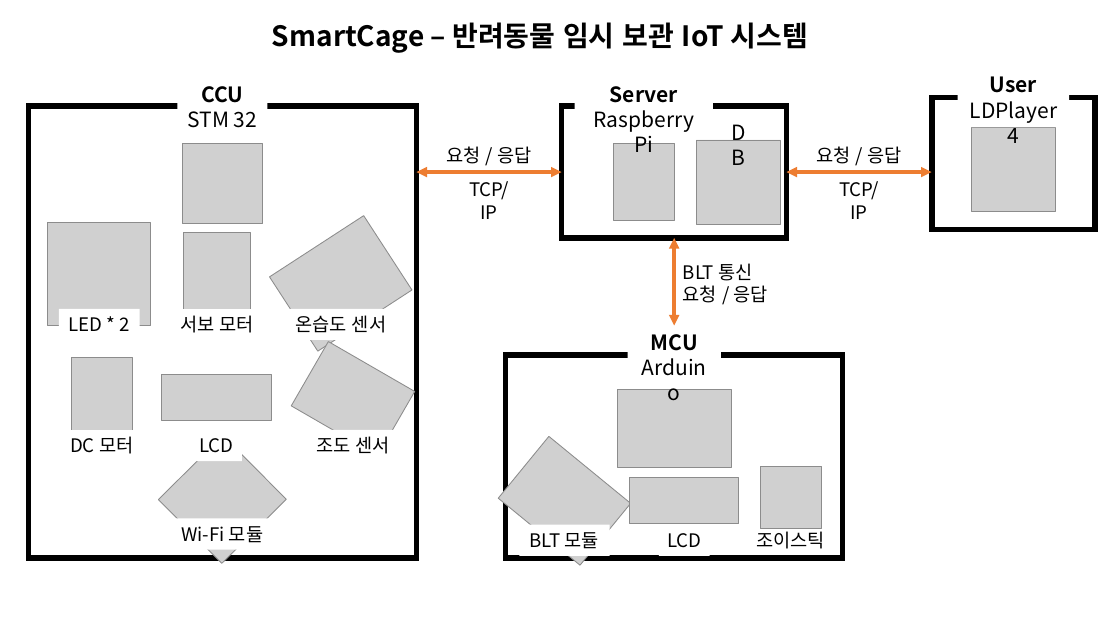
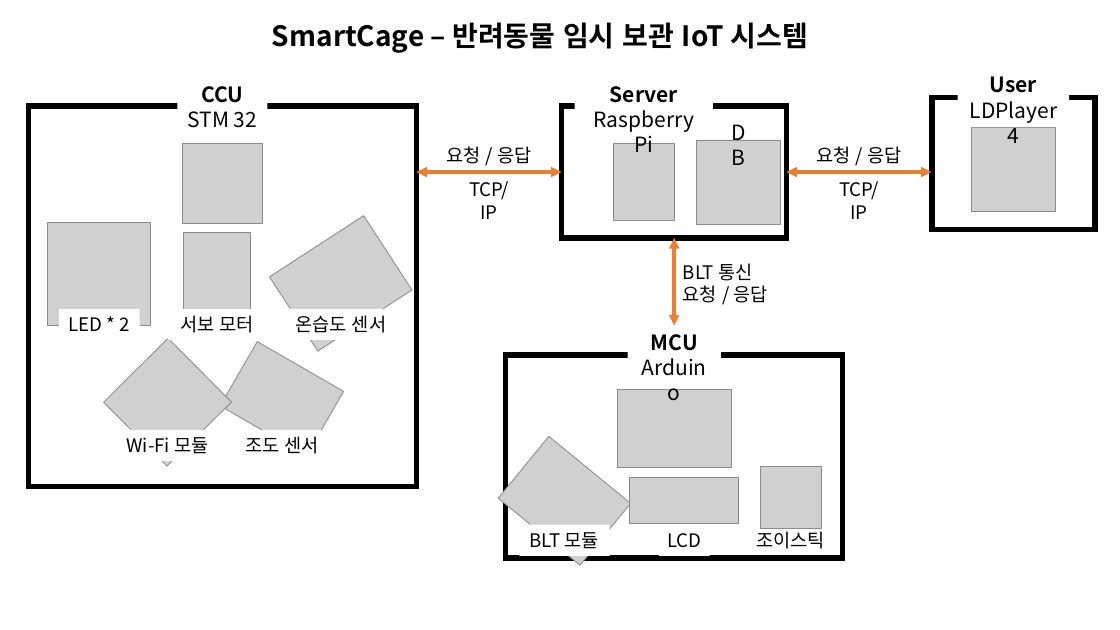
Before and after one commit to ghkdwjdxo99/Smart_Cage, a slide deck: slide 2 of SmartCage – 반려동물 임시 보관 IoT 시스템/구성도/구성도 v1.0.0.pptx. Drawn at 1120x630 pixels with LibreOffice and Linux fonts; fonts in the diff are those of the drawing; grey boxes stand for pictures. Boxes give left, top, right and bottom in pixels: in the first picture for what was removed or moved away, otherwise in the second. Text is boxed around its words. In the diff, an @@ line names an element or a change of style, - is before the commit and + after.

```diff
--- a/SmartCage – 반려동물 임시 보관 IoT 시스템/구성도/구성도 v1.0.0.pptx
+++ b/SmartCage – 반려동물 임시 보관 IoT 시스템/구성도/구성도 v1.0.0.pptx
@@ rectangle: place and size @@
-rectangle at (29, 106, 417, 558)
+rectangle at (29, 106, 417, 486)
@@ rectangle "서보 모터": place and size @@
-rectangle "서보 모터" at (180, 315, 254, 333)
+rectangle "서보 모터" at (167, 309, 266, 340)
@@ picture removed at (71, 358, 133, 430) @@
@@ picture: place and size @@
-picture at (159, 436, 287, 563)
+picture at (103, 338, 231, 466)
@@ picture: place and size @@
-picture at (292, 341, 415, 455)
+picture at (220, 341, 344, 455)
@@ picture removed at (162, 375, 271, 421) @@
@@ text removed at (70, 436, 133, 454) @@
-DC 모터
@@ rectangle "Wi-Fi 모듈": place and size @@
-rectangle "Wi-Fi 모듈" at (170, 518, 276, 549)
+rectangle "Wi-Fi 모듈" at (114, 430, 220, 461)
@@ rectangle removed at (192, 430, 242, 461) @@
-LCD
@@ text "조도 센서": place and size @@
-text "조도 센서" at (316, 436, 390, 454)
+text "조도 센서" at (245, 436, 318, 454)
```
Also in this commit, not shown: 4 other files.
